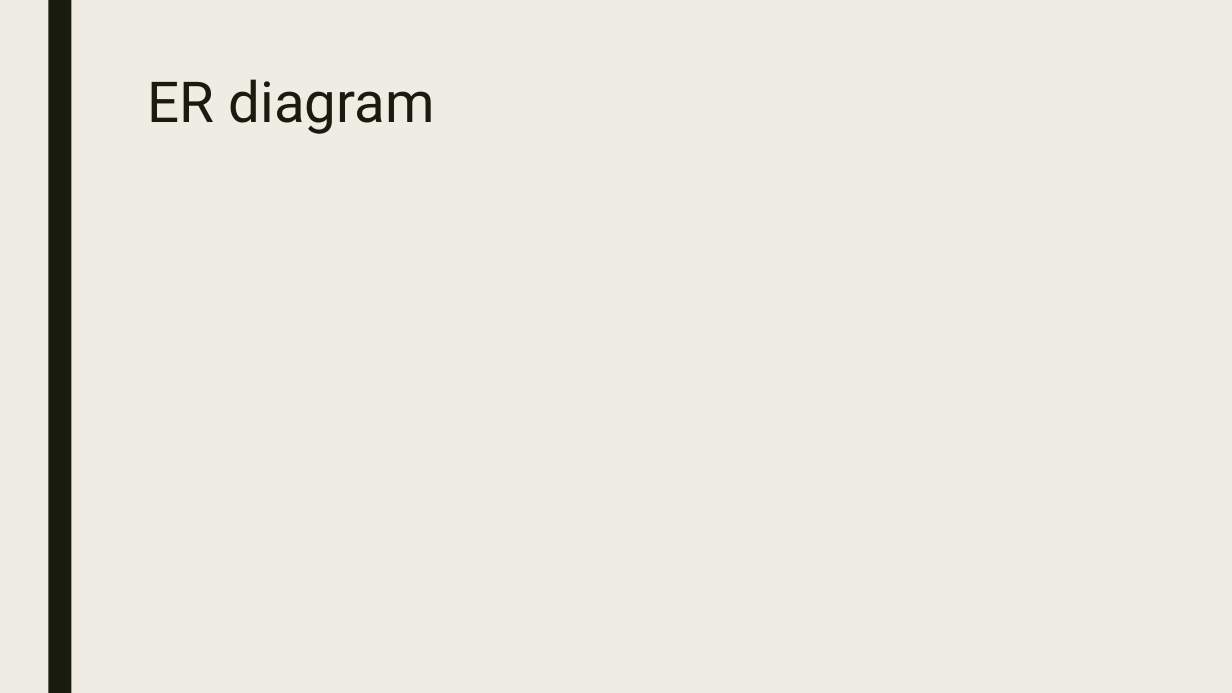
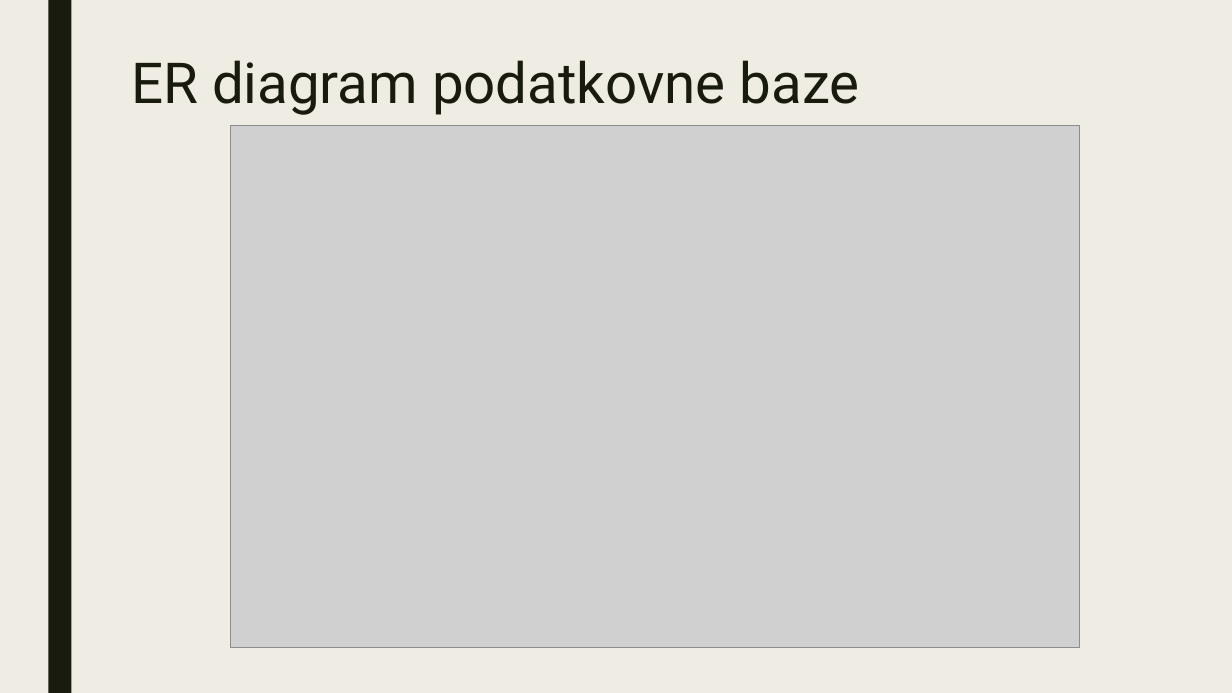
Before and after one commit to viliwonka/messenger, a slide deck: slide 4 of internetna klepetalnica.pptx (slide 3 before the commit). Drawn at 1232x693 pixels with LibreOffice and Linux fonts; fonts in the diff are those of the drawing; grey boxes stand for pictures. Boxes give left, top, right and bottom in pixels: in the first picture for what was removed or moved away, otherwise in the second. Text is boxed around its words. In the diff, an @@ line names an element or a change of style, - is before the commit and + after.

```diff
--- a/internetna klepetalnica.pptx
+++ b/internetna klepetalnica.pptx
@@ title at [131, 60, 860, 115]: text changed @@
-ER diagram
+ER diagram podatkovne baze
@@ picture added at [230, 126, 1080, 648] @@
```
Also in this commit, not shown: 2 other slides changed, 1 slide added.
